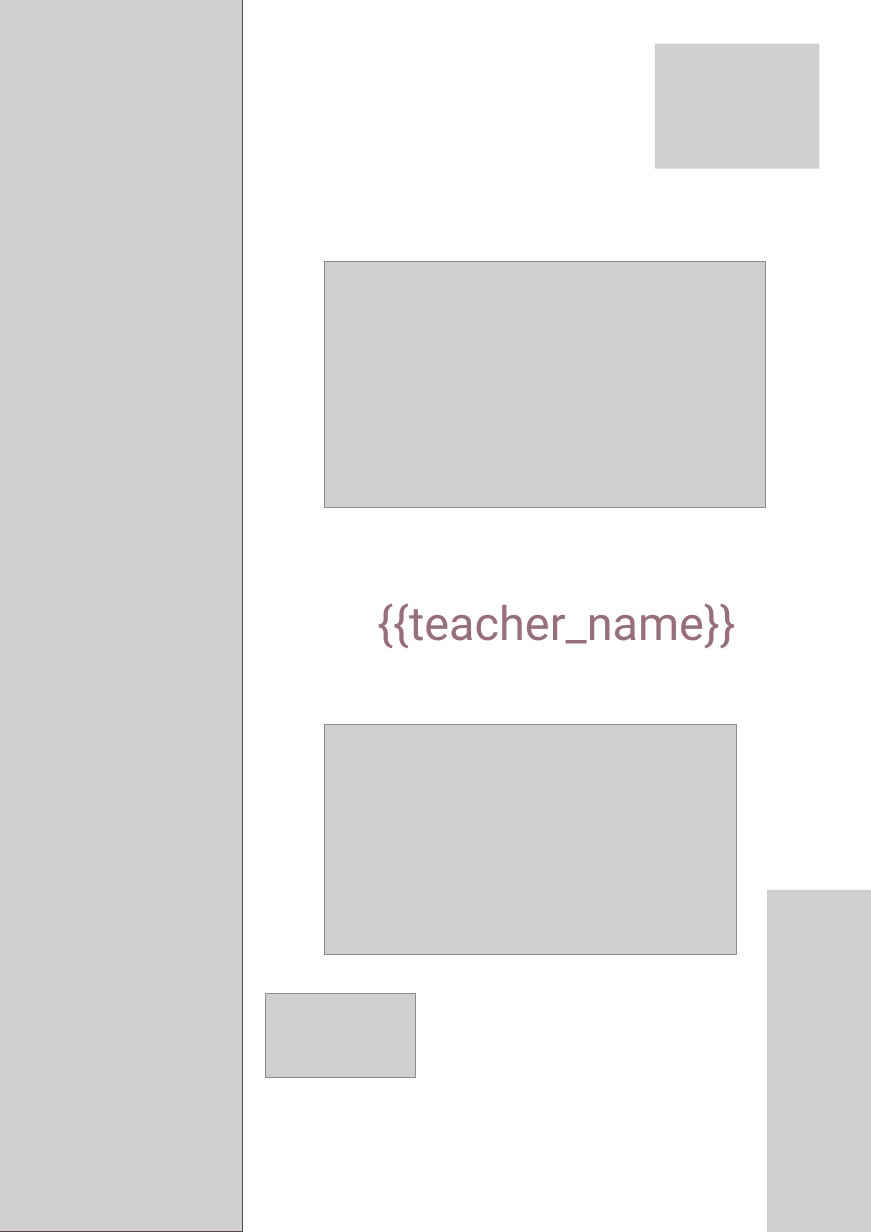
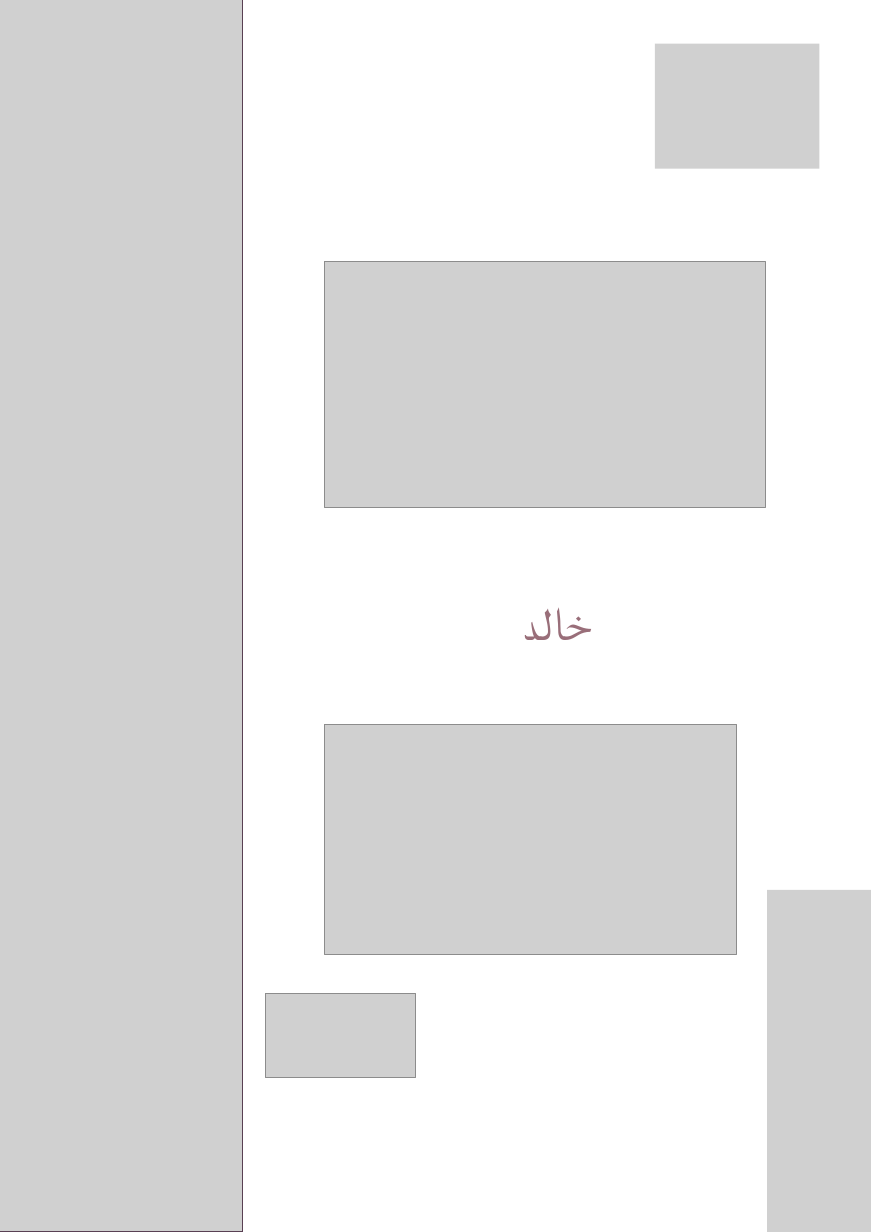
Before and after one commit to mknzh9795-netizen/shawahid-backend, a slide deck: slide 1 of templates/template.pptx. Drawn at 871x1232 pixels with LibreOffice and Linux fonts; fonts in the diff are those of the drawing; grey boxes stand for pictures; background and template pictures are left out. Boxes give left, top, right and bottom in pixels: in the first picture for what was removed or moved away, otherwise in the second. Text is boxed around its words. In the diff, an @@ line names an element or a change of style, - is before the commit and + after.

```diff
--- a/templates/template.pptx
+++ b/templates/template.pptx
@@ text at bbox=[522, 608, 591, 640]: text changed @@
-{{teacher_name}}
+خالد
```
Also in this commit, not shown: 3 other slides changed.
